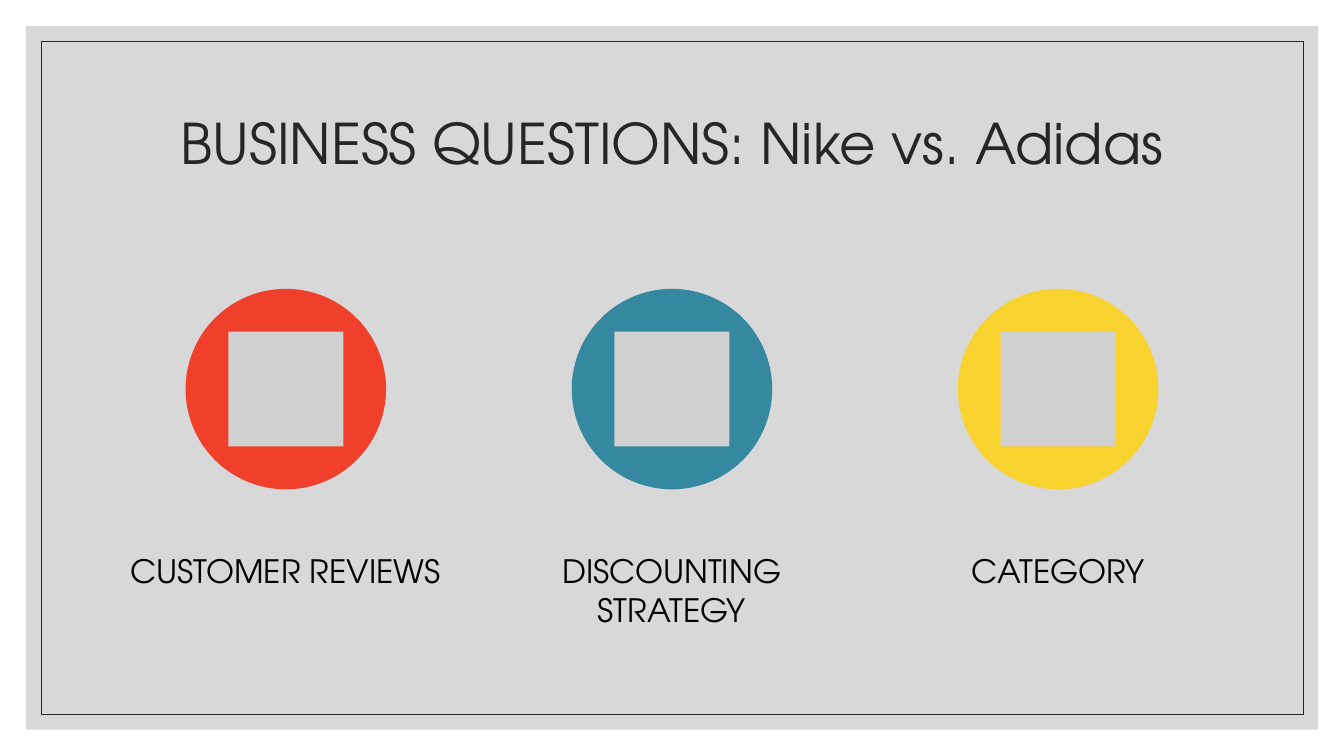
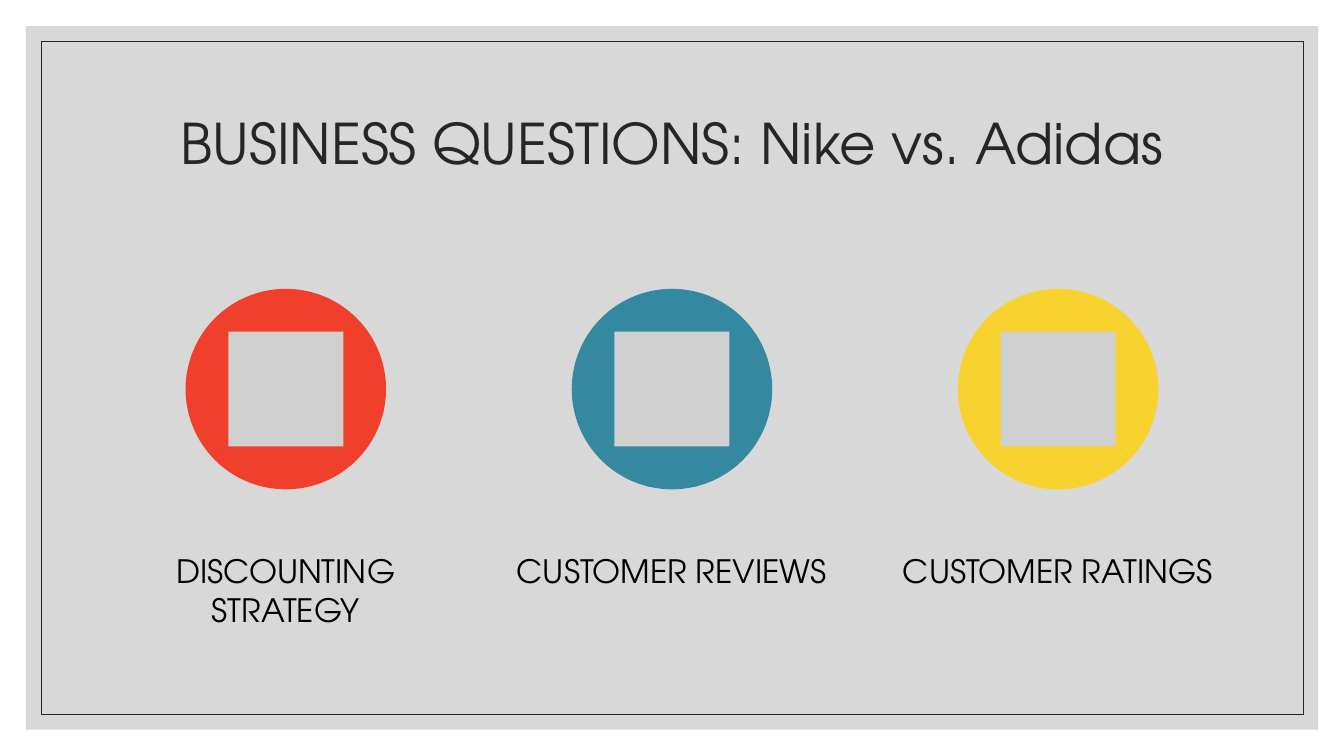
Before and after one commit to abgarberpaul/Nike-vs-Adidas, a slide deck: slide 2 of Nike_vs_Adidas.pptx. Drawn at 1344x756 pixels with LibreOffice and Linux fonts; fonts in the diff are those of the drawing; grey boxes stand for pictures. Boxes give left, top, right and bottom in pixels: in the first picture for what was removed or moved away, otherwise in the second. Text is boxed around its words. In the diff, an @@ line names an element or a change of style, - is before the commit and + after.

```diff
--- a/Nike_vs_Adidas.pptx
+++ b/Nike_vs_Adidas.pptx
@@ text "DISCOUNTING STRATEGY": place and size @@
-text "DISCOUNTING STRATEGY" at [562,559,781,623]
+text "DISCOUNTING STRATEGY" at [176,559,395,623]
@@ text "CUSTOMER REVIEWS": place and size @@
-text "CUSTOMER REVIEWS" at [131,559,441,584]
+text "CUSTOMER REVIEWS" at [517,559,827,584]
@@ text at [903,559,1213,584]: text changed @@
-CATEGORY
+CUSTOMER RATINGS
```
Also in this commit, not shown: 2 other slides changed, 4 slides added, 1 slide removed.
